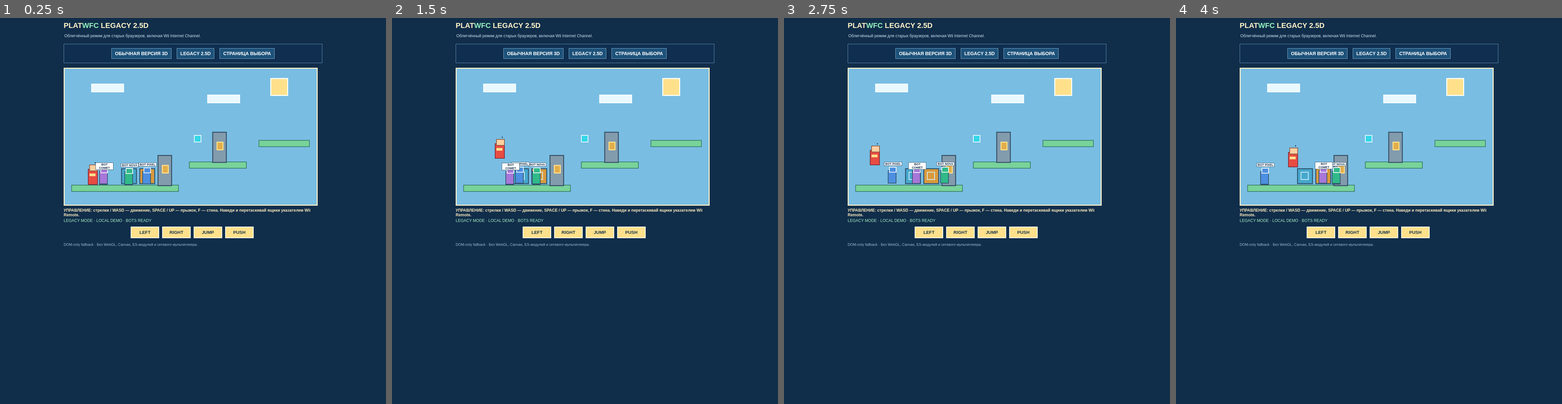
Above: before the commit, frames 1-4 (left to right).
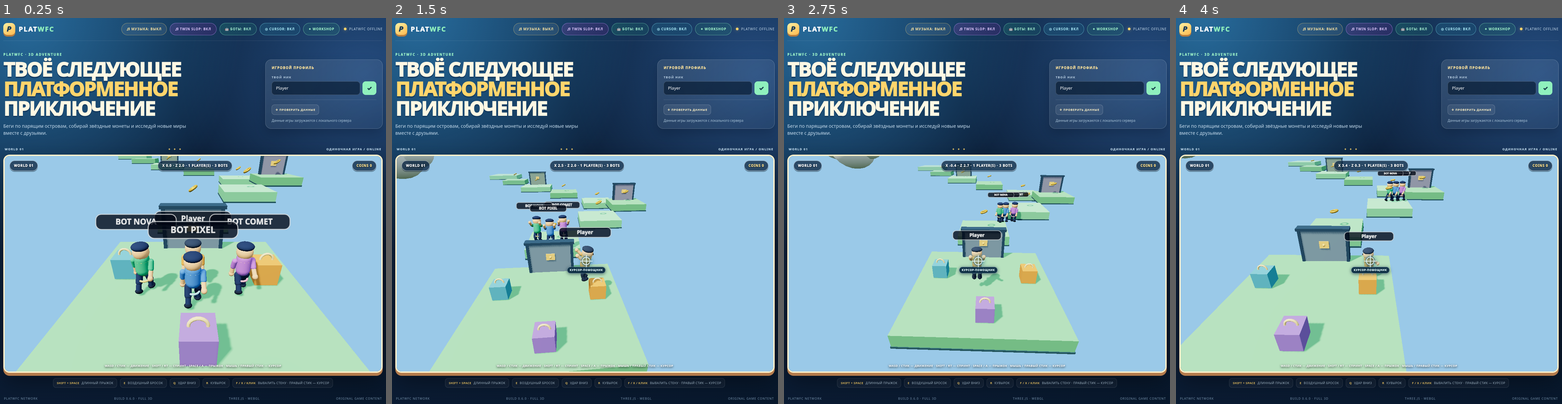
Above: after the commit, the same moments.

Repository: voloda06346/platwfc-2-5d-platformer
Game: browser game, page index.html
The game is run twice, just before and just after one commit, with the same random seed, the same clock (stepped at 60 frames per second) and the same inputs.
Inputs (mouse positions are in pixels of both pictures, inside the frame that each line leads up to; where the layout moved, square brackets give the same spot in the first picture):
- Up to frame 1 (0.25 s): no input
- Up to frame 2 (1.5 s): click (585, 265) [581, 137] at 0.27 s; hold Right from 1.03 s (still down); tap Space at 1.1 s
- Up to frame 3 (2.75 s): release Right at 1.53 s; hold Down 1.58-1.85 s; tap Space at 1.6, 2.1, 2.6 s; hold Left 1.9-2.47 s; hold Up from 2.52 s (still down)
- Up to frame 4 (4 s): release Up at 2.82 s; hold Right 2.87-3.53 s; tap Space at 3.1, 3.6 s; hold Up 3.58-3.82 s; hold Left from 3.87 s (still down)

The runs differ from the first frame. In frame 1, 93% of the frame differs, in the area x 0-100%, y 0-100%; in frame 2, 94%; in frame 3, 94%; in frame 4, 94%.

Commit message:
Restore PLATWFC as full 3D-only client

Diff:
--- a/index.html
+++ b/index.html
@@ -4,24 +4,6 @@
   <meta charset="utf-8">
   <meta name="viewport" content="width=device-width,initial-scale=1,maximum-scale=1,user-scalable=no">
   <meta name="theme-color" content="#1b4f85">
-  <script type="text/javascript">
-  (function () {
-    var ua = navigator.userAgent || "";
-    var canvas = document.createElement("canvas");
-    var has2d = false;
-    var hasWebGL = false;
-    try {
-      has2d = !!(canvas.getContext && canvas.getContext("2d"));
-      hasWebGL = !!(canvas.getContext && (canvas.getContext("webgl") || canvas.getContext("experimental-webgl")));
-    } catch (e) {}
-    var moduleProbe = document.createElement("script");
-    var hasModules = ("noModule" in moduleProbe);
-    var isWii = (/Nintendo Wii/i).test(ua);
-    if (isWii || !has2d || !hasWebGL || !hasModules) {
-      window.location.replace("./legacy.html");
-    }
-  }());
-  </script>
   <title>PLATWFC — 3D Platformer</title>
   <link rel="stylesheet" href="./style.css">
 </head>
@@ -38,12 +20,6 @@
         <div class="status"><i></i><span id="network-status">CONNECTING</span></div>
       </nav>
     </header>
-
-    <nav class="version-switch" aria-label="Выбор версии игры">
-      <a class="version-link is-current" href="./index.html">ОБЫЧНАЯ 3D</a>
-      <a class="version-link" href="./legacy.html">LEGACY 2.5D</a>
-      <a class="version-all" href="./versions.html">ВСЕ ВЕРСИИ ↗</a>
-    </nav>
 
     <section class="intro">
       <div class="intro-copy">
@@ -101,7 +77,7 @@
       </div>
     </section>
 
-    <footer><span>PLATWFC NETWORK</span><span>BUILD 0.6.0 · DRAG & LEGACY</span><span><a href="./index.html">ОБЫЧНАЯ 3D</a> · <a href="./legacy.html">LEGACY 2.5D</a> · <a href="./versions.html">ВЫБОР ВЕРСИИ</a></span><span>ORIGINAL GAME CONTENT</span></footer>
+    <footer><span>PLATWFC NETWORK</span><span>BUILD 0.6.0 · FULL 3D</span><span>THREE.JS · WEBGL</span><span>ORIGINAL GAME CONTENT</span></footer>
   </main>
 
   <section id="workshop-modal" class="modal" hidden aria-hidden="true" role="dialog" aria-modal="true" aria-labelledby="workshop-title">
